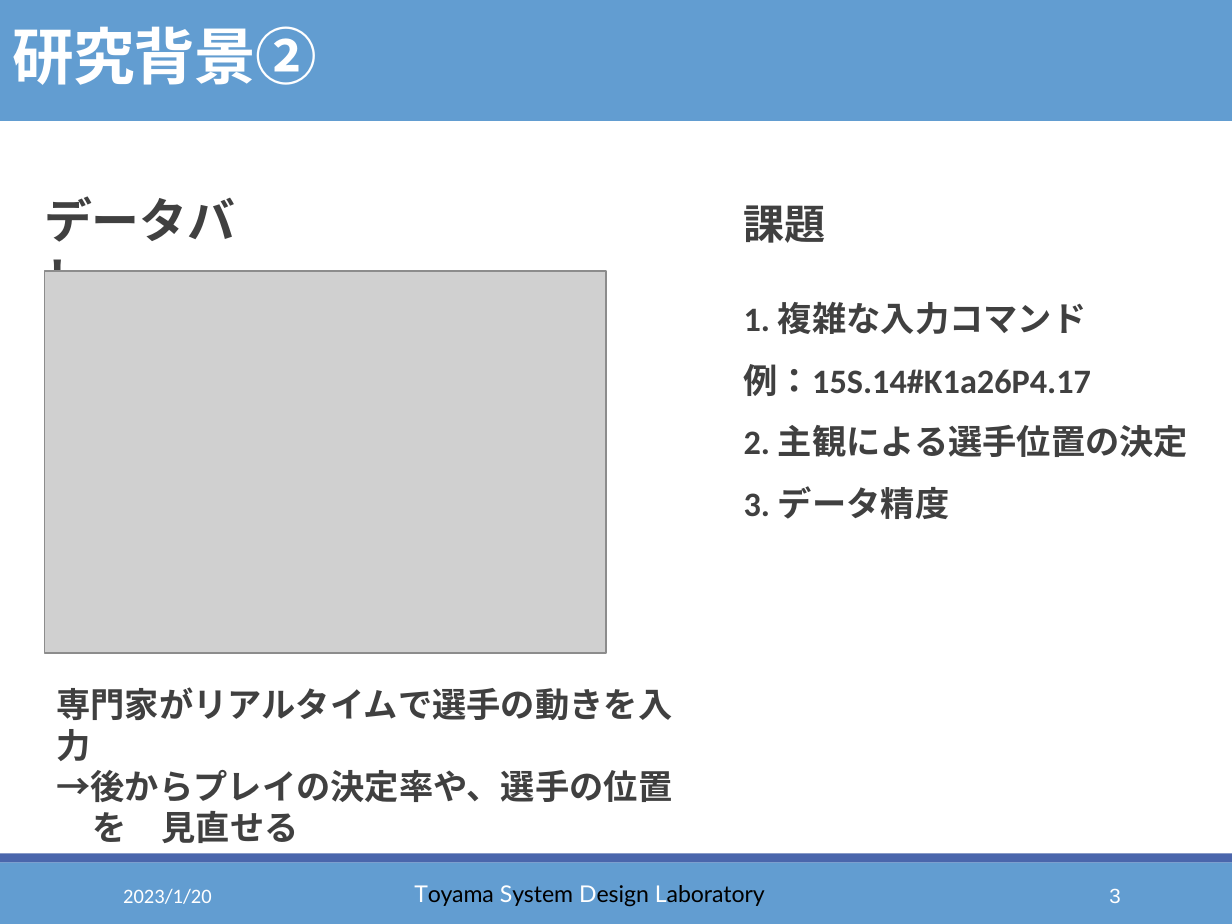
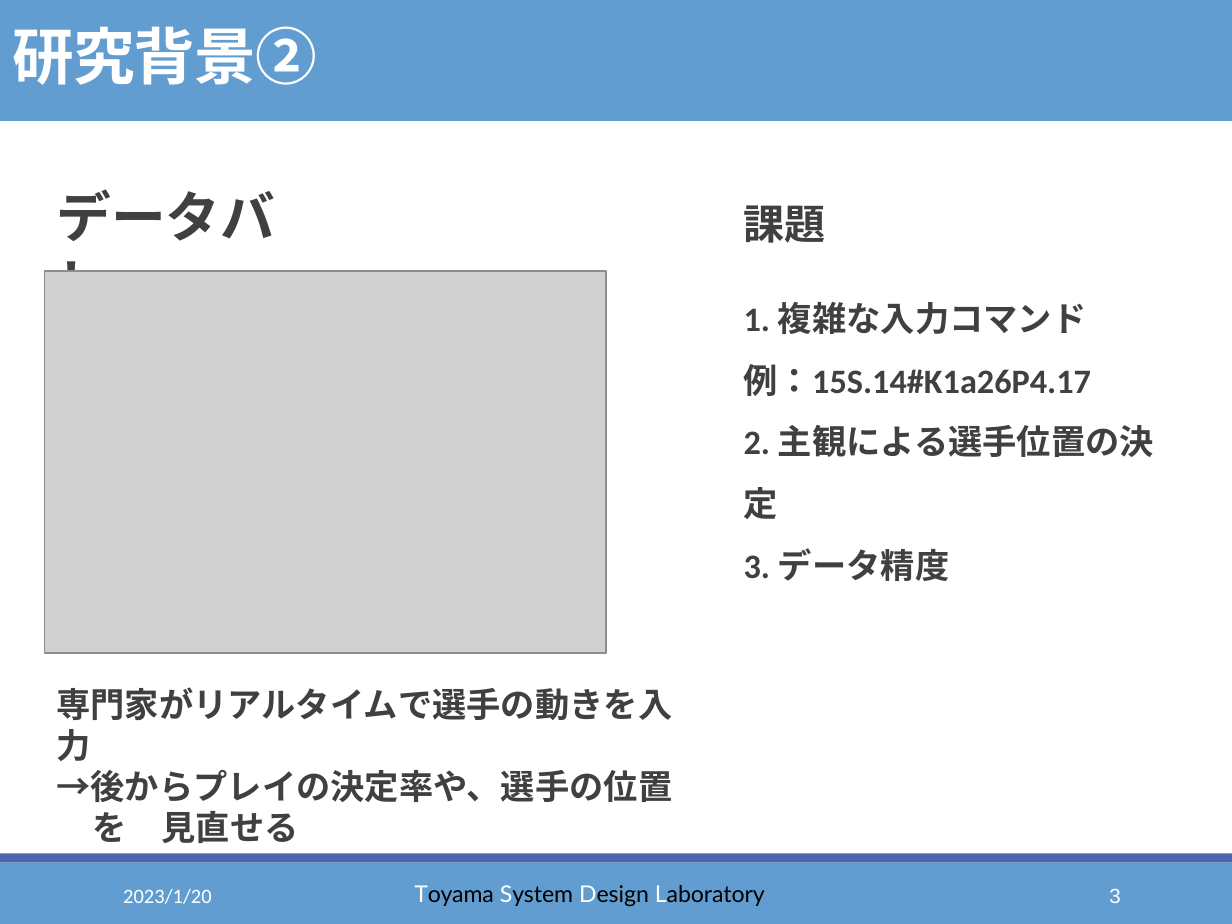
Before and after one commit to thoth000/volleyball-analysis, a slide deck: slide 3 of Report/presen/卒研スライド_佐野01.pptx. Drawn at 1232x924 pixels with LibreOffice and Linux fonts; fonts in the diff are those of the drawing; grey boxes stand for pictures. Boxes give left, top, right and bottom in pixels: in the first picture for what was removed or moved away, otherwise in the second. Text is boxed around its words. In the diff, an @@ line names an element or a change of style, - is before the commit and + after.

```diff
--- a/Report/presen/卒研スライド_佐野01.pptx
+++ b/Report/presen/卒研スライド_佐野01.pptx
@@ text "データバレー": place and size @@
-text "データバレー" at [44, 196, 235, 308]
+text "データバレー" at [56, 189, 275, 272]
@@ text "データバレー" at [56, 189, 275, 272]: size 28 to 32 pt @@
@@ text "1. 複雑な入力コマンド" rewrapped from [744, 302, 1188, 519] to [744, 302, 1154, 581] @@
```
Also in this commit, not shown: 2 other slides changed, 1 other file.
